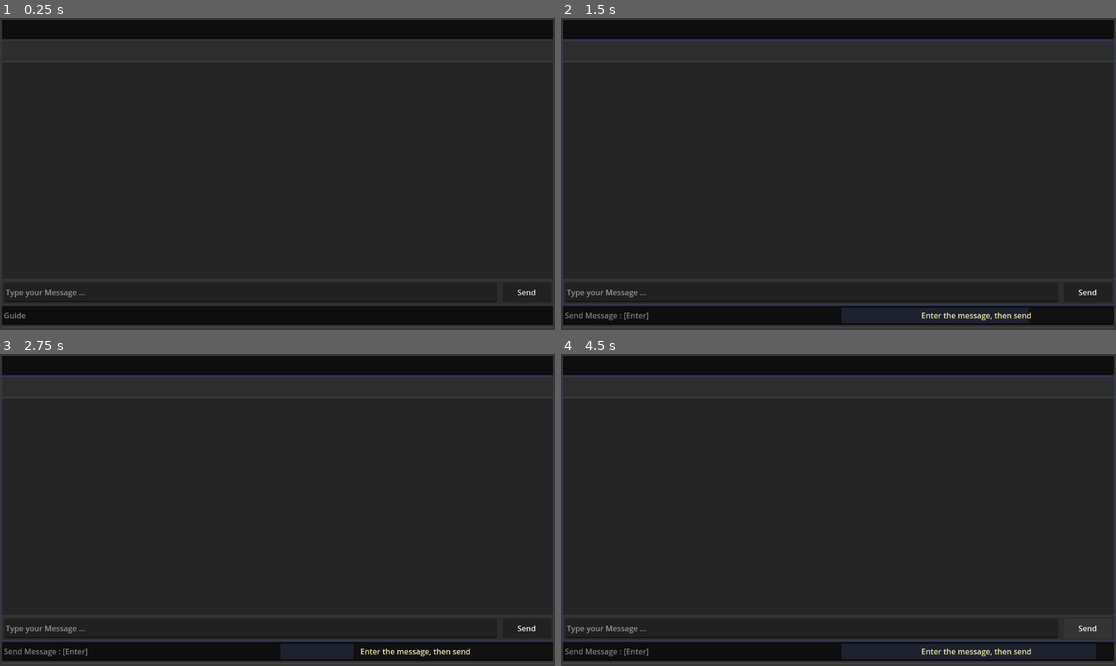
Above: before the commit, frames 1-4 (two rows, left to right).
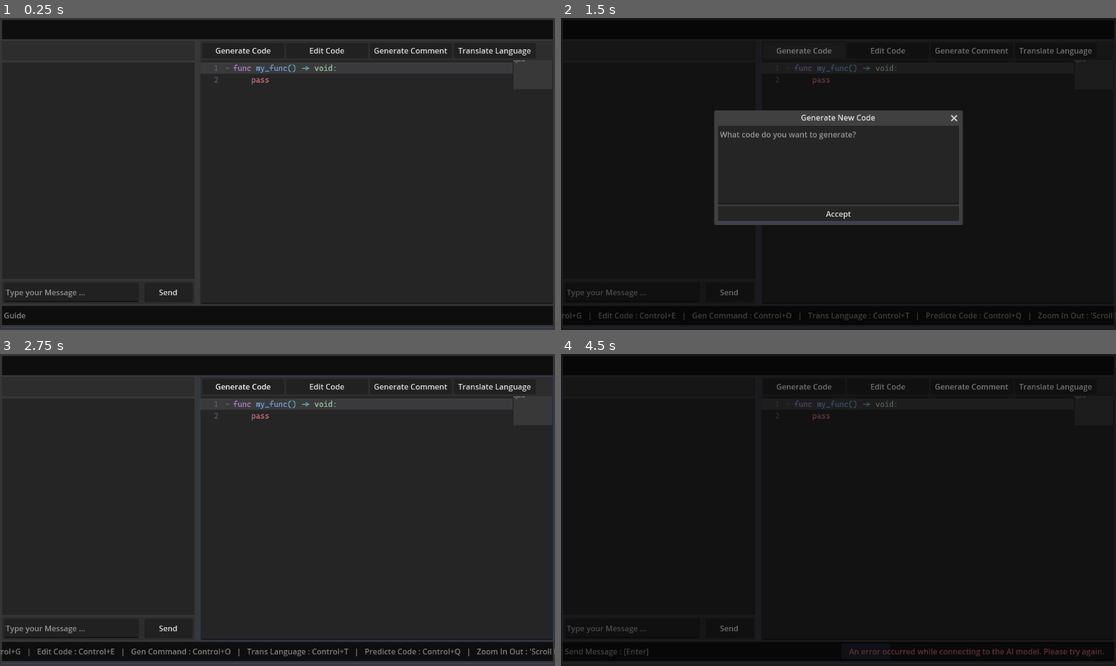
Above: after the commit, the same moments.

Repository: 7seen-3bdullah/PracLang
Game: Godot game, scene res://Main/Main.tscn
Two runs of this game, one before a commit and one after it. Both use one fixed random seed, a clock stepped at 60 frames per second and the inputs below.
Inputs (mouse positions are in pixels of both pictures, inside the frame that each line leads up to):
- Up to frame 1 (0.25 s): no input
- Up to frame 2 (1.5 s): click "Send" at 0.5 s; click (805, 49) at 1.25 s, where only the run after the commit has a clickable "Generate Code"
- Up to frame 3 (2.75 s): click (277, 550) at 2 s, where only the run after the commit has a clickable "Accept"
- Up to frame 4 (4.5 s): click (888, 385) at 2.75 s, where only the run after the commit has a clickable "Edit Code"; click (971, 385) at 3.5 s, where only the run after the commit has a clickable "Generate Comment"; click "Send" at 4.25 s

The runs differ from the first frame. In frame 1, 0.7% of the frame differs, in the area x 24-97%, y 9-92%; in frame 2, 14%, in the area x 0-100%, y 0-100%; in frame 3, 2.7%; in frame 4, 12%.

Commit message:
Edit Chat Box time 3

Diff:
--- a/praclang/Editor/ChatEditor/AIChatBox.tscn
+++ b/praclang/Editor/ChatEditor/AIChatBox.tscn
@@ -84,6 +84,7 @@
 layout_mode = 2
 size_flags_horizontal = 3
 size_flags_vertical = 2
+theme_override_constants/separation = 10
 
 [node name="MessageBox" type="ColorRect" parent="Box"]
 custom_minimum_size = Vector2(0, 48)
--- a/praclang/Editor/ChatEditor/MessageBox/MessageBox.gd
+++ b/praclang/Editor/ChatEditor/MessageBox/MessageBox.gd
@@ -14,7 +14,15 @@
 			var key = messages_content[index].keys()[0]
 			var content = messages_content[index].values()[0]
 			var content_box = PanelContainer.new()
+			var content_margin = MarginContainer.new()
 			var content_label = Label.new()
-			content_label.set_text(content)
-			content_box.add_child(content_label)
+			content_label.text = content
+			content_label.autowrap_mode = TextServer.AUTOWRAP_WORD
+			content_margin.add_theme_constant_override("margin_left", 4)
+			content_margin.add_theme_constant_override("margin_top", 4)
+			content_margin.add_theme_constant_override("margin_right", 4)
+			content_margin.add_theme_constant_override("margin_bottom", 4)
+			content_box.custom_minimum_size = Vector2.ONE * 80.0
+			content_margin.add_child(content_label)
+			content_box.add_child(content_margin)
 			box.add_child(content_box)
--- a/praclang/Editor/ChatEditor/MessageBox/MessageBox.tscn
+++ b/praclang/Editor/ChatEditor/MessageBox/MessageBox.tscn
@@ -20,10 +20,10 @@
 
 [node name="Margin" type="MarginContainer" parent="Split"]
 layout_mode = 2
-theme_override_constants/margin_left = 4
-theme_override_constants/margin_top = 4
-theme_override_constants/margin_right = 4
-theme_override_constants/margin_bottom = 4
+theme_override_constants/margin_left = 8
+theme_override_constants/margin_top = 8
+theme_override_constants/margin_right = 8
+theme_override_constants/margin_bottom = 8
 
 [node name="Split" type="VSplitContainer" parent="Split/Margin"]
 layout_mode = 2
@@ -34,6 +34,7 @@
 unique_name_in_owner = true
 layout_mode = 2
 text = "Role"
+autowrap_mode = 2
 
 [node name="Box" type="VBoxContainer" parent="Split/Margin/Split"]
 unique_name_in_owner = true
--- a/praclang/Main/Main.tscn
+++ b/praclang/Main/Main.tscn
@@ -63,7 +63,6 @@
 layout_mode = 2
 
 [node name="CodeEditor" parent="MarginContainer/Box/EditorSide/HSplitContainer" instance=ExtResource("3_ps1la")]
-visible = false
 layout_mode = 2
 
 [node name="GuideSide" type="ColorRect" parent="MarginContainer/Box"]
--- a/praclang/UI&UX/Style/AIMessageStyle.tres
+++ b/praclang/UI&UX/Style/AIMessageStyle.tres
@@ -1,4 +1,4 @@
 [gd_resource type="StyleBoxFlat" format=3 uid="uid://rf8j1dr43en8"]
 
 [resource]
-bg_color = Color(0.2295, 0.28095, 0.45, 0.392157)
+bg_color = Color(0.2295, 0.28095, 0.45, 0.27451)
